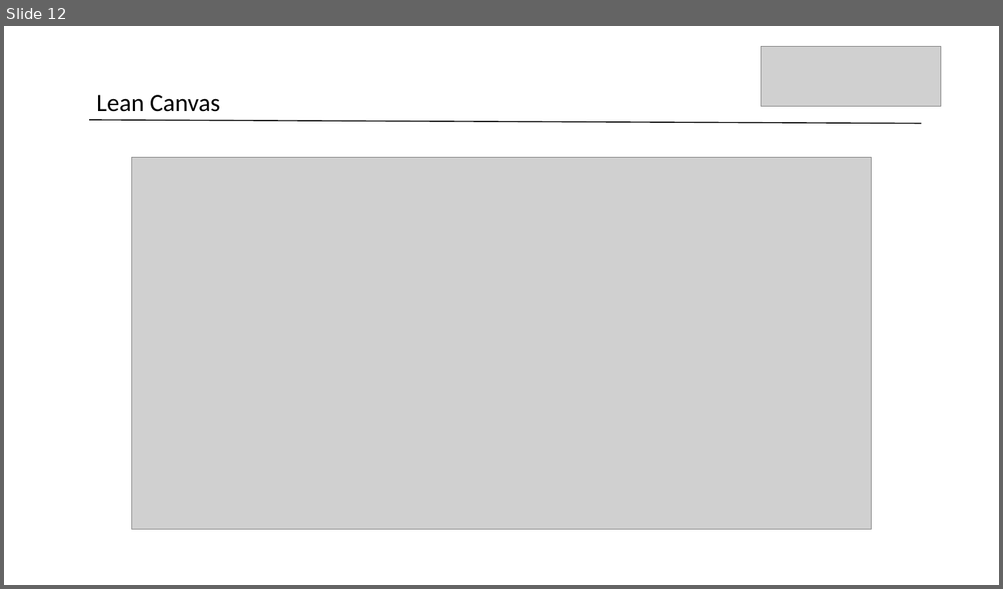
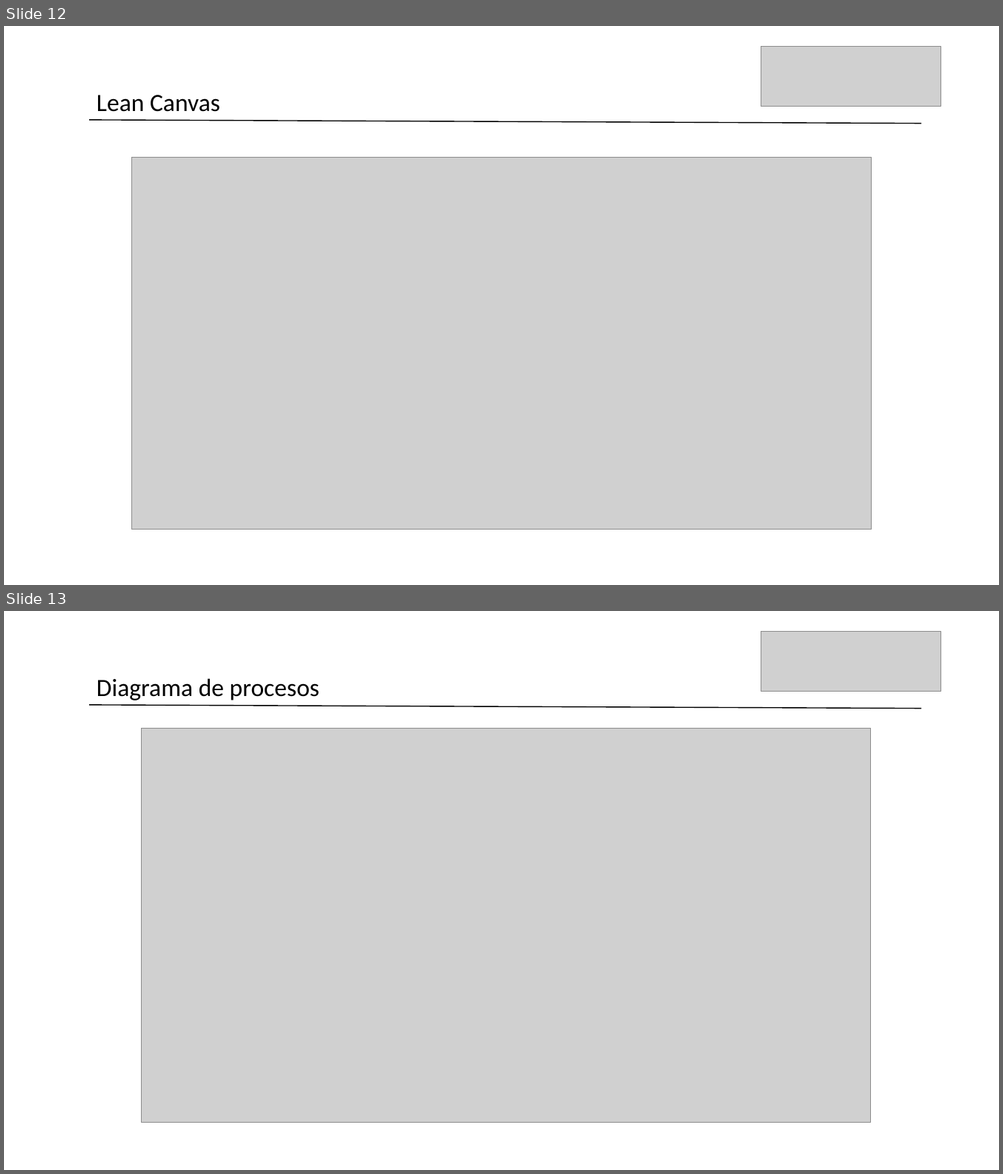
Before and after one commit to Jhampierr/Mikhuna, a slide deck: Mikhuna.pptx. Shown one above the other, each under a label of ours: slide 12 before the commit, slides 12 and 13 after it. The pictures are 1003x589 and 1003x1174 pixels, drawn with LibreOffice and Linux fonts; fonts in the diff are those of the drawing; grey boxes stand for pictures. Boxes give left, top, right and bottom in pixels: in the first picture for what was removed or moved away, otherwise in the second. Text is boxed around its words. In the diff, an @@ line names an element or a change of style, - is before the commit and + after.

Commit message:
Mikhuna ppt mejorado

```diff
--- a/Mikhuna.pptx
+++ b/Mikhuna.pptx
@@ slide 13 added at (4, 611, 999, 1170), background #FFFFFF @@
@@ picture added at (761, 631, 941, 692) @@
@@ text added at (96, 678, 319, 701), 24 pt, text #000000 @@
+Diagrama de procesos
@@ line added from (89, 705) to (921, 709), #000000 1 pt @@
@@ picture added at (142, 728, 871, 1123) @@
```
